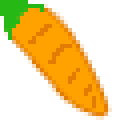
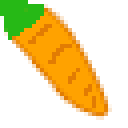
Layers edited between the first and the second 128px x 128px image:
painted on "Layer 2" over (8, 8, 44, 36)
